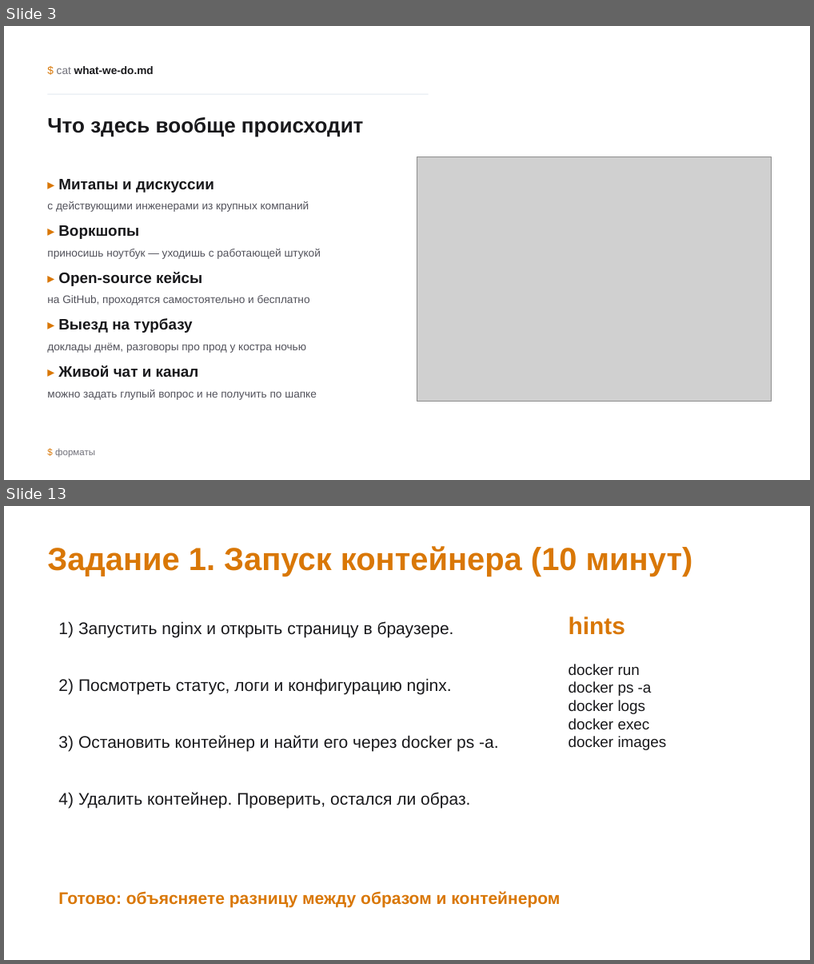
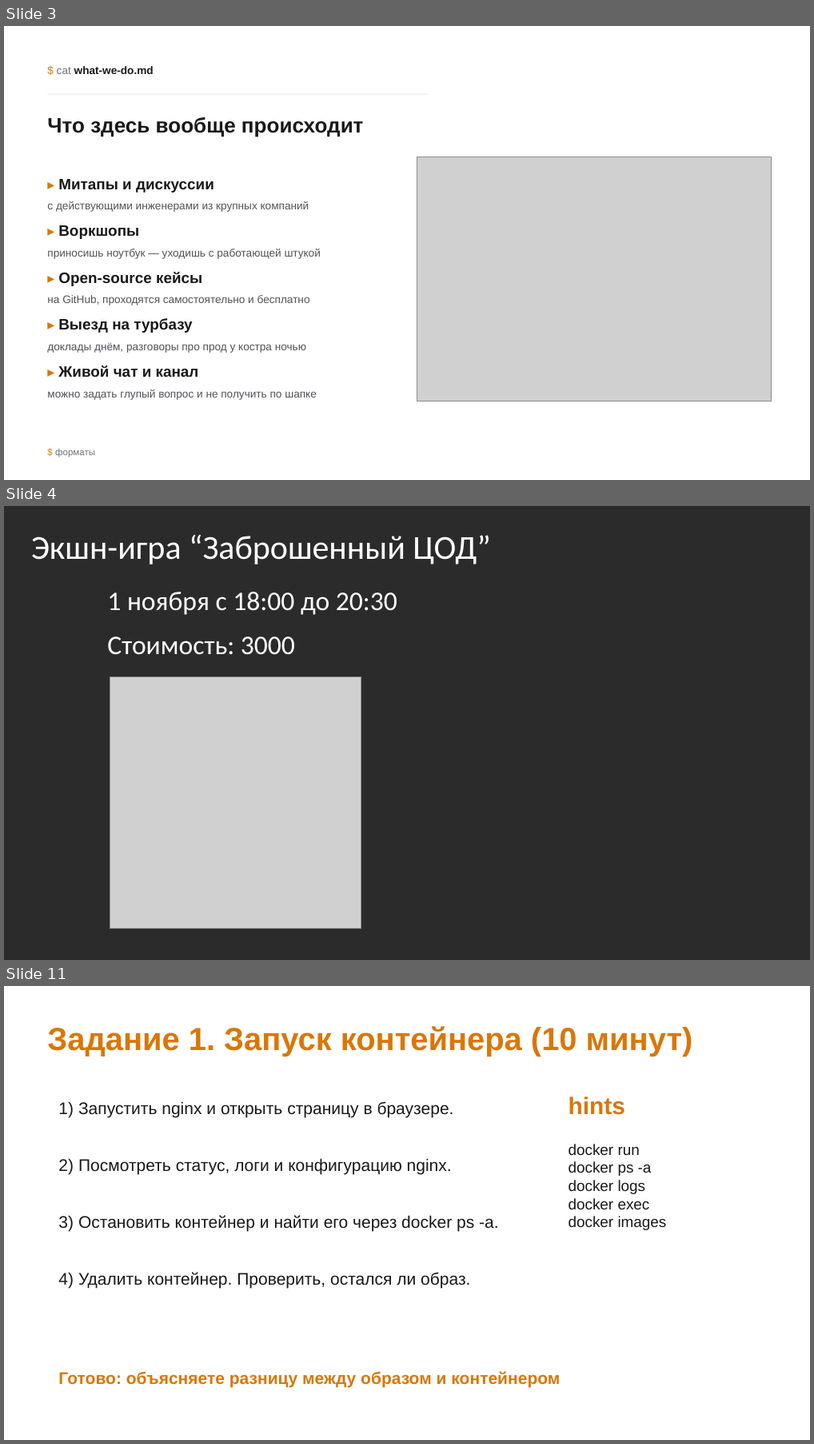
Before and after one commit to inview-club/docker-workshop, a slide deck: Клуб_DevOps_Docker_Harbor.pptx. Shown one above the other, each under a label of ours: slides 3 and 13 before the commit, slides 3, 4 and 11 after it; the slides between them are not shown. The pictures are 814x964 and 814x1444 pixels, drawn with LibreOffice and Linux fonts; fonts in the diff are those of the drawing; grey boxes stand for pictures; background and template pictures are left out; a plain dark background stands for a picture behind light text. Boxes give left, top, right and bottom in pixels: in the first picture for what was removed or moved away, otherwise in the second. Text is boxed around its words. In the diff, an @@ line names an element or a change of style, - is before the commit and + after.

```diff
--- a/Клуб_DevOps_Docker_Harbor.pptx
+++ b/Клуб_DevOps_Docker_Harbor.pptx
@@ slide 4 added at bbox=[4, 506, 810, 960], background picture (left out) @@
@@ text added at bbox=[31, 535, 490, 564], 40 pt, text #FFFFFF @@
+Экшн-игра “Заброшенный ЦОД”
@@ text added at bbox=[107, 592, 398, 615], 32 pt, text #FFFFFF @@
+1 ноября с 18:00 до 20:30
@@ text added at bbox=[107, 636, 295, 655], 32 pt, text #FFFFFF @@
+Стоимость: 3000
@@ picture added at bbox=[110, 676, 362, 928] @@
@@ what was slide 13 is now slide 11 @@
```
Also in this commit, not shown: 18 slides changed, 4 other slides added, 5 slides removed, 6 other files.
